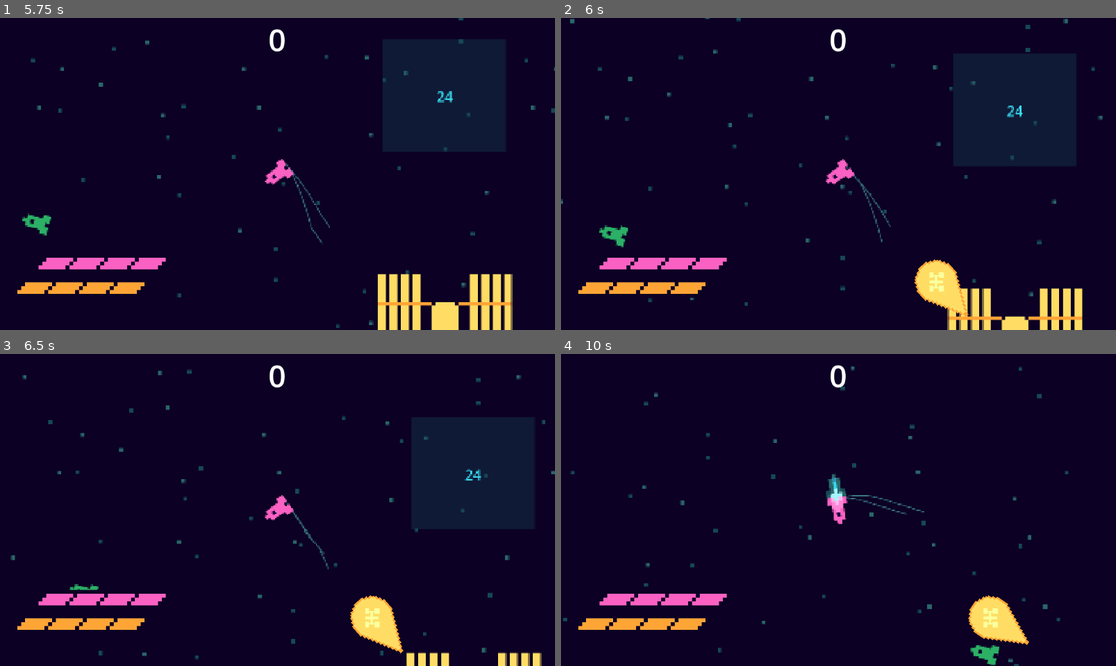
Above: before the commit, frames 1-4 (two rows, left to right).
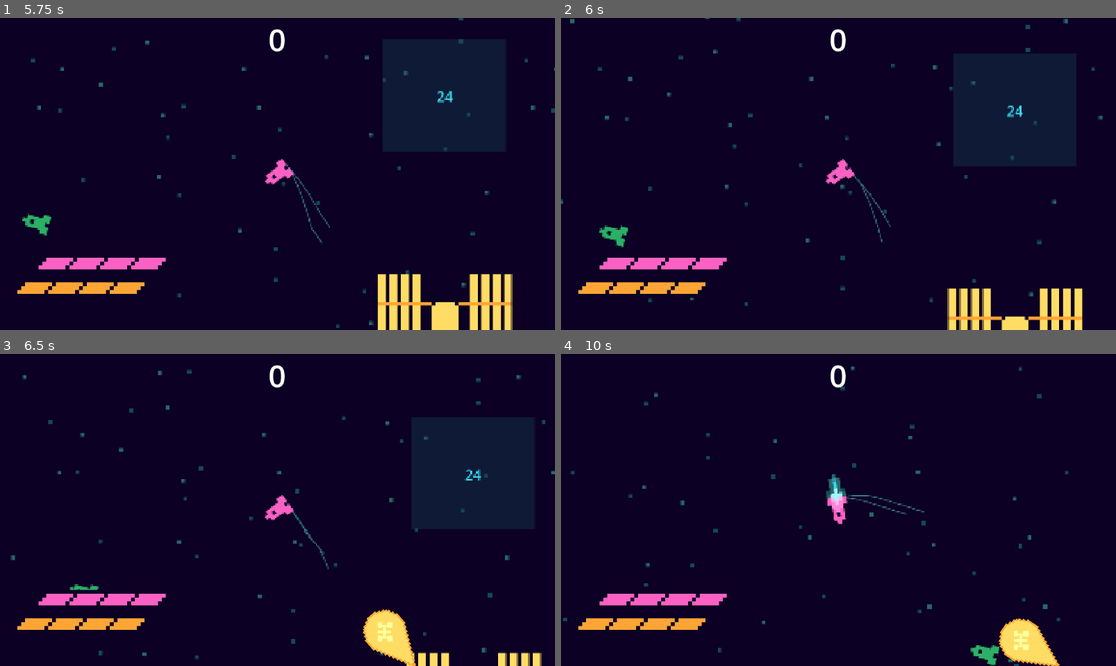
Above: after the commit, the same moments.

Repository: Salkin-Niklas/exgat
Game: Godot game, scene res://scenes/world.tscn
Same seed, same stepped clock (60 frames per second), same inputs: the game is played once before the commit and once after it.
Inputs:
- Up to frame 1 (5.75 s): tap Enter at 0.5 s; hold W (Boost) 0.53-1.28 s; tap Space (TractorBeam) at 1.35, 4.35 s; hold A (TurnL) 2.03-2.78 s; tap D (TurnR) at 2.85 s; hold W (Boost) 3.53-4.28 s; hold A (TurnL) from 5.03 s (still down)
- Up to frame 2 (6 s): release A (TurnL) at 5.78 s; tap D (TurnR) at 5.85 s
- Up to frame 3 (6.5 s): no input
- Up to frame 4 (10 s): hold W (Boost) 6.53-7.28 s; tap Space (TractorBeam) at 7.35 s; hold A (TurnL) 8.03-8.78 s; tap D (TurnR) at 8.85 s; hold W (Boost) from 9.53 s (still down)

Frame 1 is identical in both runs. In frame 2, 1.0% of the frame differs, in the area x 63-74%, y 77-96%; in frame 3, 1.2%; in frame 4, 1.8%, in the area x 73-90%, y 77-100%.

Commit message:
UPDATE: Pointer follows screen border

Diff:
--- a/scenes/world.tscn
+++ b/scenes/world.tscn
@@ -249,9 +249,14 @@
 
 [node name="Sprite2D" type="Sprite2D" parent="GUI/station_direction"]
 texture = ExtResource("9_jhx03")
-offset = Vector2(0, 12)
-
-[node name="Sprite2D2" type="Sprite2D" parent="GUI/station_direction"]
+offset = Vector2(0, 200)
+
+[node name="Control" type="Control" parent="GUI/station_direction"]
+anchors_preset = 0
+offset_top = 188.0
+offset_bottom = 188.0
+
+[node name="Sprite2D2" type="Sprite2D" parent="GUI/station_direction/Control"]
 scale = Vector2(0.7, 0.7)
 texture = ExtResource("10_o8fc1")
 
--- a/scripts/world.gd
+++ b/scripts/world.gd
@@ -12,27 +12,27 @@
 	var b :float = player.global_position.y - m*player.global_position.x
 	var y: float = 0
 	if Vector2.UP.dot(dir)>0:
-		y = player.global_position.y -viewport_rect.y/2+100
+		y = player.global_position.y -viewport_rect.y/2
 	else:
-		y = player.global_position.y +viewport_rect.y/2-100
+		y = player.global_position.y +viewport_rect.y/2
 	var x: float = 0
 	if Vector2.RIGHT.dot(dir)>0:
-		x = player.global_position.x +viewport_rect.x/2-100
+		x = player.global_position.x +viewport_rect.x/2
 	else:
-		x = player.global_position.x -viewport_rect.x/2+100
+		x = player.global_position.x -viewport_rect.x/2
 
 	var pos: Vector2
 	pos = Vector2((y-b)/m,y)
 	if is_nan(pos.x):
 		pos.x = 0
-	var bb: Rect2 = Rect2(player.global_position.x -viewport_rect.x/2+100, player.global_position.y -viewport_rect.y/2+100, viewport_rect.x-199, viewport_rect.y-199)
+	var bb: Rect2 = Rect2(player.global_position.x -viewport_rect.x/2, player.global_position.y -viewport_rect.y/2, viewport_rect.x+1, viewport_rect.y+1)
 	if !bb.has_point(pos):
 		pos = Vector2(x,m*x+b)
 
 	$GUI/station_direction.position = $GUI/station_direction.position.lerp(pos-player.global_position+viewport_rect/2, delta*4)
-	$GUI/station_direction/Sprite2D.rotation = (pos-player.global_position).bounce(Vector2.RIGHT).angle_to(Vector2.UP)
-
-	if (pos-player.global_position).length()>(dir.length()-250):
+	$GUI/station_direction.rotation = (pos-player.global_position).bounce(Vector2.RIGHT).angle_to(Vector2.UP)
+	$GUI/station_direction/Control/Sprite2D2.global_rotation = 0
+	if (pos-player.global_position).length()>(dir.length()-150):
 		$GUI/station_direction.hide()
 	else:
 		$GUI/station_direction.show()
